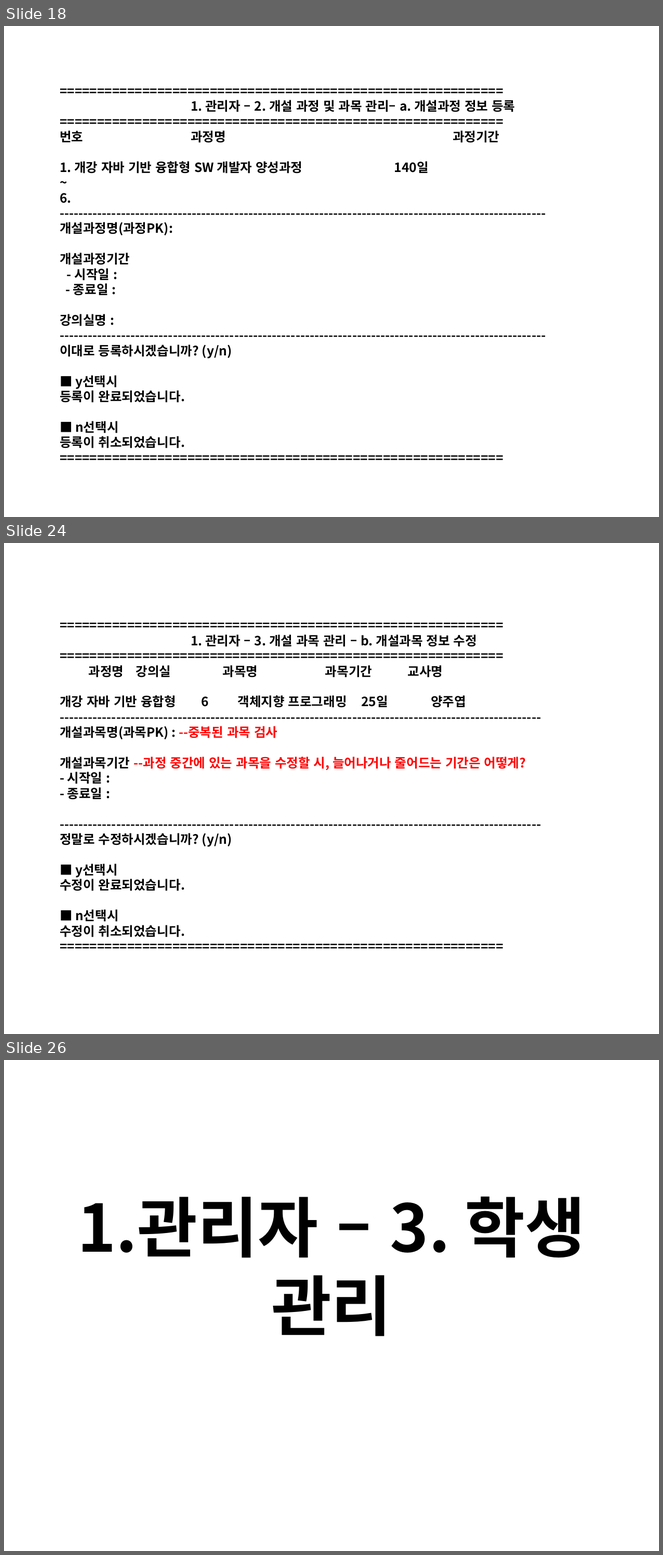
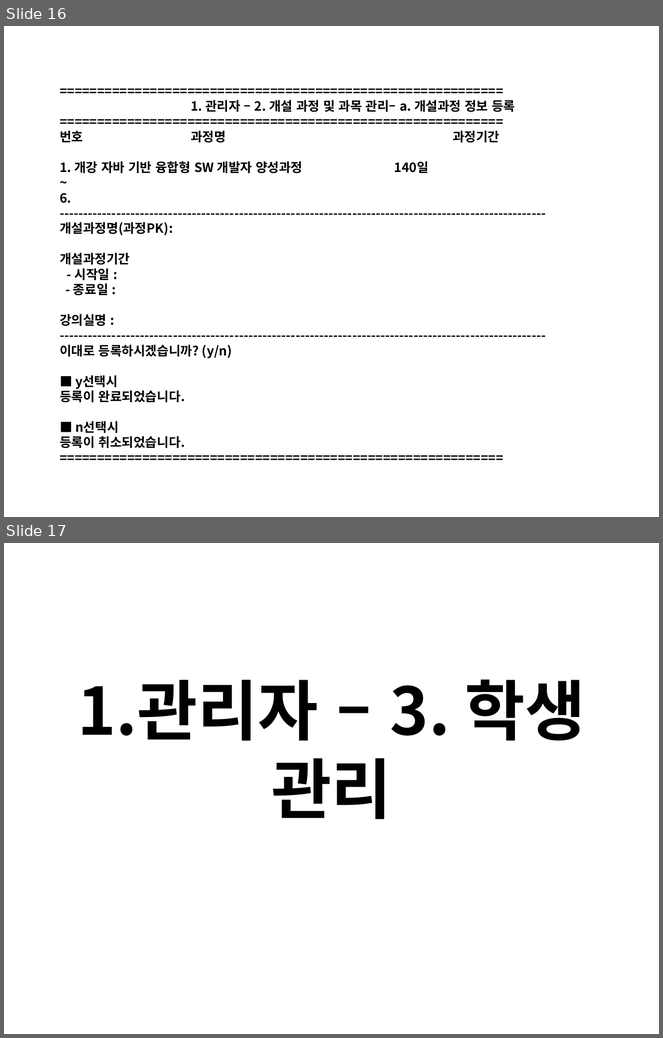
Before and after one commit to Yian-Kim/SEDU-Center, a slide deck: 03. 화면설계/01. 관리자/[디비2조]화면설계_관리자.pptx. Shown one above the other, each under a label of ours: slides 18, 24 and 26 before the commit, slides 16 and 17 after it; the slides between them are not shown. The pictures are 663x1555 and 663x1038 pixels, drawn with LibreOffice and Linux fonts; fonts in the diff are those of the drawing. Boxes give left, top, right and bottom in pixels: in the first picture for what was removed or moved away, otherwise in the second. Text is boxed around its words. In the diff, an @@ line names an element or a change of style, - is before the commit and + after.

```diff
--- a/03. 화면설계/01. 관리자/[디비2조]화면설계_관리자.pptx
+++ b/03. 화면설계/01. 관리자/[디비2조]화면설계_관리자.pptx
@@ slide 24 removed at box(4, 543, 659, 1034), background #FFFFFF @@
@@ title removed at box(60, 635, 527, 938) @@
-===========================================================
-1. 관리자 – 3. 개설 과목 관리 – b. 개설과목 정보 수정
-===========================================================
-과정명 강의실 과목명 과목기간 교사명
-개강 자바 기반 융합형 6 객체지향 프로그래밍 25일 양주엽
-------------------------------------------------------------------------------------------------------
-개설과목명(과목PK) : --중복된 과목 검사
-개설과목기간 --과정 중간에 있는 과목을 수정할 시, 늘어나거나 줄어드는 기간은 어떻게?
-- 시작일 :
-- 종료일 :
-------------------------------------------------------------------------------------------------------
-정말로 수정하시겠습니까? (y/n)
-■ y선택시
-수정이 완료되었습니다.
-■ n선택시
-수정이 취소되었습니다.
-===========================================================
@@ what was slide 18 is now slide 16 @@
@@ what was slide 26 is now slide 17 @@
```
Also in this commit, not shown: 10 slides changed, 1 slide added, 7 other slides removed.
